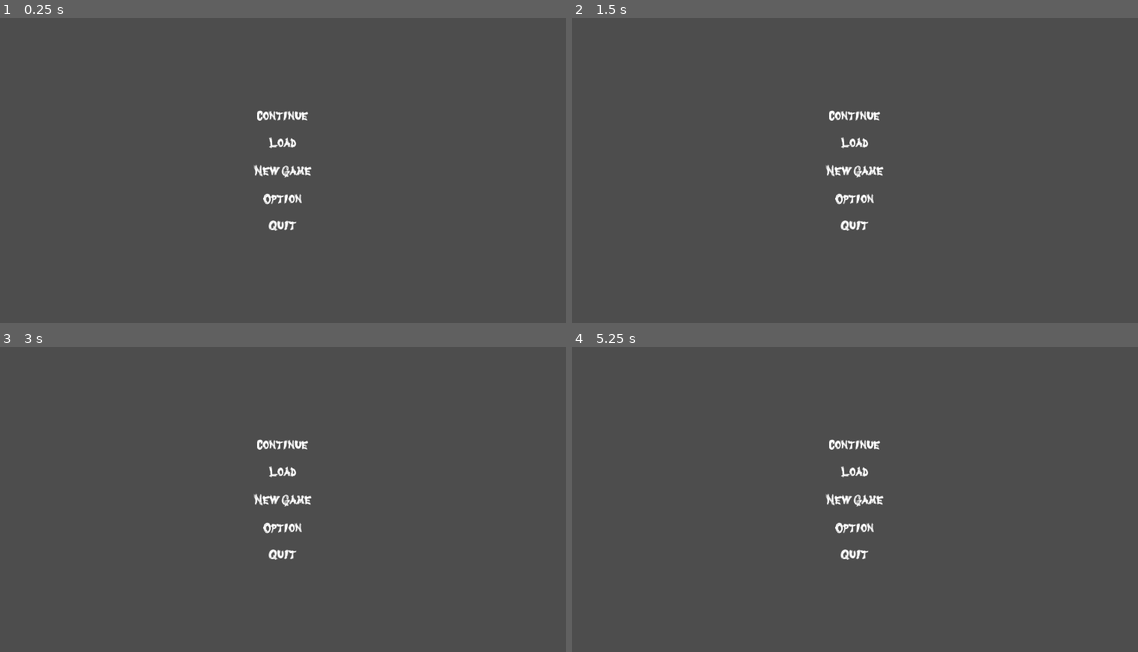
Above: before the commit, frames 1-4 (two rows, left to right).
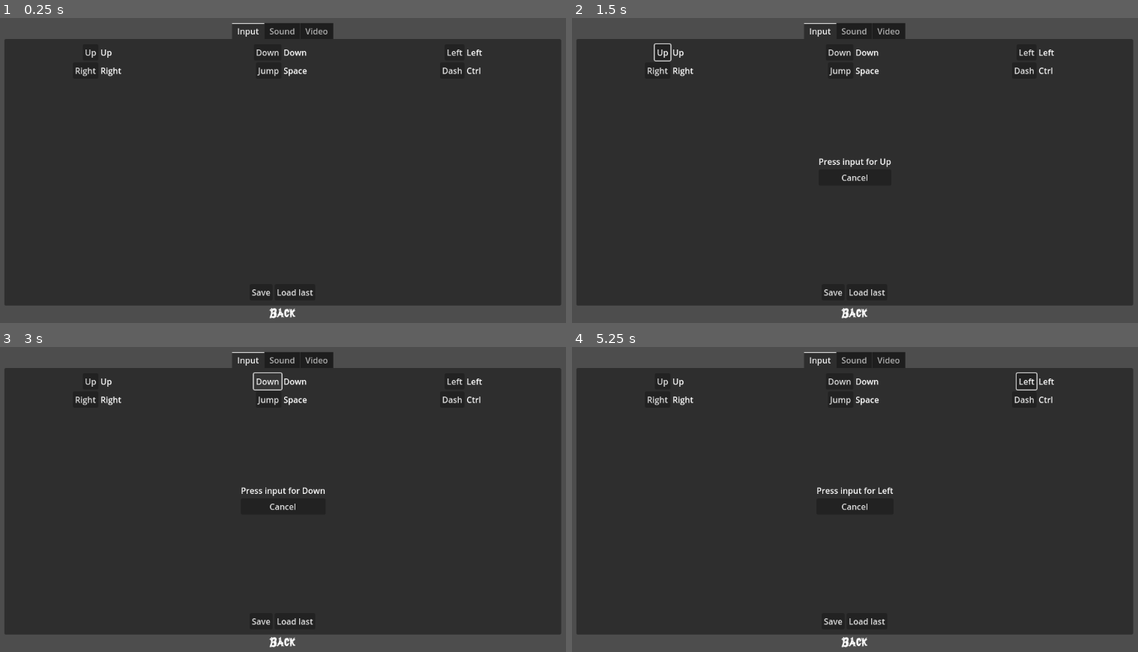
Above: after the commit, the same moments.

Repository: Pouletmania/Ninja1000vsSuperYokai
Game: Godot game, scene res://Scene/Main.tscn
Same seed, same stepped clock (60 frames per second), same inputs: the game is played once before the commit and once after it.
Inputs (mouse positions are in pixels of both pictures, inside the frame that each line leads up to):
- Up to frame 1 (0.25 s): no input
- Up to frame 2 (1.5 s): click (662, 51) at 0.5 s, where only the run after the commit has a clickable "Up"; click (855, 143) at 1.27 s
- Up to frame 3 (3 s): click (283, 499) at 2.02 s; click (266, 380) at 2.75 s, where only the run after the commit has a clickable "Down"
- Up to frame 4 (5.25 s): click (855, 499) at 3.52 s; click (1024, 380) at 4.25 s, where only the run after the commit has a clickable "Left"; click (855, 444) at 5.02 s

The runs differ from the first frame. In frame 1, 87% of the frame differs, in the area x 0-100%, y 1-99%; in frame 2, 86%; in frame 3, 86%; in frame 4, 86%.

Commit message:
Save current config
Implementation du bouton sauvegardant la config des input

Diff:
--- /dev/null
+++ b/Config/ConfigFiles.cfg
@@ -0,0 +1,8 @@
+[Input]
+
+Up="Up"
+Down="Down"
+Left="Left"
+Right="Right"
+Jump="Space"
+Dash="Ctrl"
--- a/Scene/TitleScreen/ActionCombo.tscn
+++ b/Scene/TitleScreen/ActionCombo.tscn
@@ -15,4 +15,4 @@
 layout_mode = 2
 size_flags_horizontal = 3
 
-[connection signal="button_down" from="Label" to="." method="_on_label_pressed"]
+[connection signal="button_up" from="Label" to="." method="_on_label_pressed"]
--- a/Scene/TitleScreen/TitleScreen.tscn
+++ b/Scene/TitleScreen/TitleScreen.tscn
@@ -8,6 +8,7 @@
 [ext_resource type="Texture2D" uid="uid://7lpcx5f6jhjo" path="res://Asset/TitleScreen/Menu/label_quit.png" id="6_vc0lr"]
 [ext_resource type="Texture2D" uid="uid://bei2qwck1y724" path="res://Asset/TitleScreen/Menu/label_back.png" id="7_8lm8j"]
 [ext_resource type="Script" path="res://Script/TitleScreen/GridInput.gd" id="7_hdx2y"]
+[ext_resource type="Script" path="res://Script/TitleScreen/InputMenu.gd" id="8_j8iqy"]
 
 [node name="TitleScreen" type="MarginContainer"]
 anchors_preset = 15
@@ -26,6 +27,7 @@
 script = ExtResource("1_urjxg")
 
 [node name="MainScreen" type="VBoxContainer" parent="."]
+visible = false
 layout_mode = 2
 size_flags_horizontal = 4
 size_flags_vertical = 4
@@ -58,7 +60,6 @@
 stretch_mode = 3
 
 [node name="OptionScreen" type="VBoxContainer" parent="."]
-visible = false
 layout_mode = 2
 
 [node name="TabOption" type="TabContainer" parent="OptionScreen"]
@@ -68,14 +69,34 @@
 
 [node name="Input" type="MarginContainer" parent="OptionScreen/TabOption"]
 layout_mode = 2
-theme_override_constants/margin_top = 20
+theme_override_constants/margin_left = 10
+theme_override_constants/margin_top = 10
+theme_override_constants/margin_right = 10
+theme_override_constants/margin_bottom = 10
 
-[node name="GridInput" type="GridContainer" parent="OptionScreen/TabOption/Input"]
+[node name="VBoxContainer" type="VBoxContainer" parent="OptionScreen/TabOption/Input"]
+layout_mode = 2
+script = ExtResource("8_j8iqy")
+
+[node name="GridInput" type="GridContainer" parent="OptionScreen/TabOption/Input/VBoxContainer"]
 layout_mode = 2
 size_flags_vertical = 3
 theme_override_constants/h_separation = 5
 columns = 3
 script = ExtResource("7_hdx2y")
+
+[node name="InputMenu" type="HBoxContainer" parent="OptionScreen/TabOption/Input/VBoxContainer"]
+layout_mode = 2
+size_flags_horizontal = 4
+
+[node name="Save" type="Button" parent="OptionScreen/TabOption/Input/VBoxContainer/InputMenu"]
+layout_mode = 2
+text = "Save"
+
+[node name="Load" type="Button" parent="OptionScreen/TabOption/Input/VBoxContainer/InputMenu"]
+layout_mode = 2
+text = "Load last
+"
 
 [node name="Sound" type="Control" parent="OptionScreen/TabOption"]
 visible = false
@@ -93,4 +114,5 @@
 
 [connection signal="pressed" from="MainScreen/Option" to="." method="_on_option_pressed"]
 [connection signal="pressed" from="MainScreen/Quit" to="." method="_on_quit_pressed"]
+[connection signal="button_up" from="OptionScreen/TabOption/Input/VBoxContainer/InputMenu/Save" to="OptionScreen/TabOption/Input/VBoxContainer" method="_on_save_button_up"]
 [connection signal="pressed" from="OptionScreen/Back" to="." method="_on_back_pressed"]
--- /dev/null
+++ b/Script/TitleScreen/InputMenu.gd
@@ -0,0 +1,30 @@
+extends VBoxContainer
+
+var Config = ConfigFile.new()
+
+# Called when the node enters the scene tree for the first time.
+func _ready():
+	pass # Replace with function body.
+
+
+# Called every frame. 'delta' is the elapsed time since the previous frame.
+func _process(delta):
+	pass
+
+
+func _on_save_button_up():
+	for action in InputMap.get_actions():
+		if not action.begins_with("ui_"):
+			Config.set_value("Input", action, InputMap.action_get_events(action)[0].as_text())
+	Config.save("res://Config/ConfigFiles.cfg")
+
+
+
+func _on_load_button_up():
+	var err = Config.load("res://Config/ConfigFiles.cfg")
+
+	# If the file didn't load, ignore it.
+	if err != OK:
+		print("Error : No config Files load")
+	else:
+		print("Load Config")
Not shown: 1 places in Scene/TitleScreen/TitleScreen.tscn that only renumber resources
